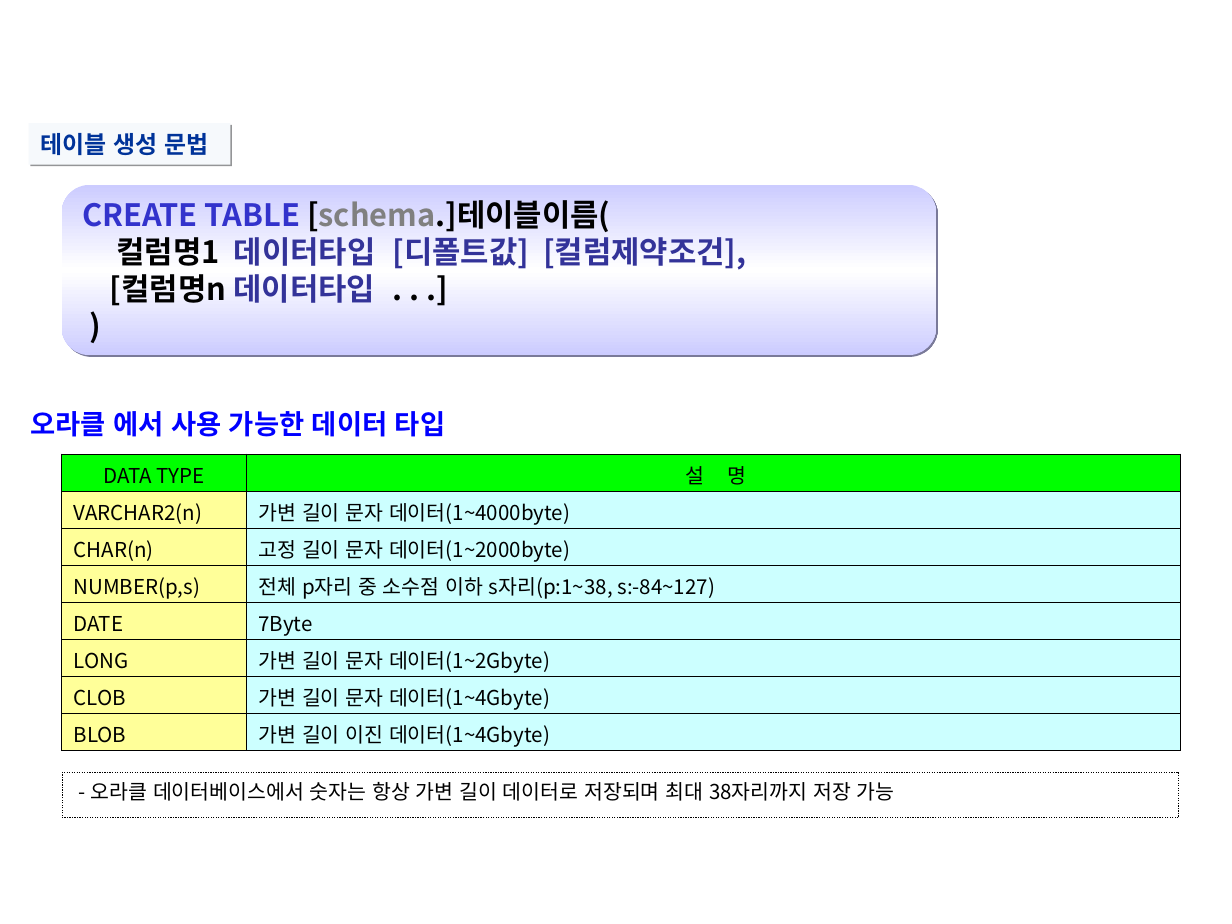
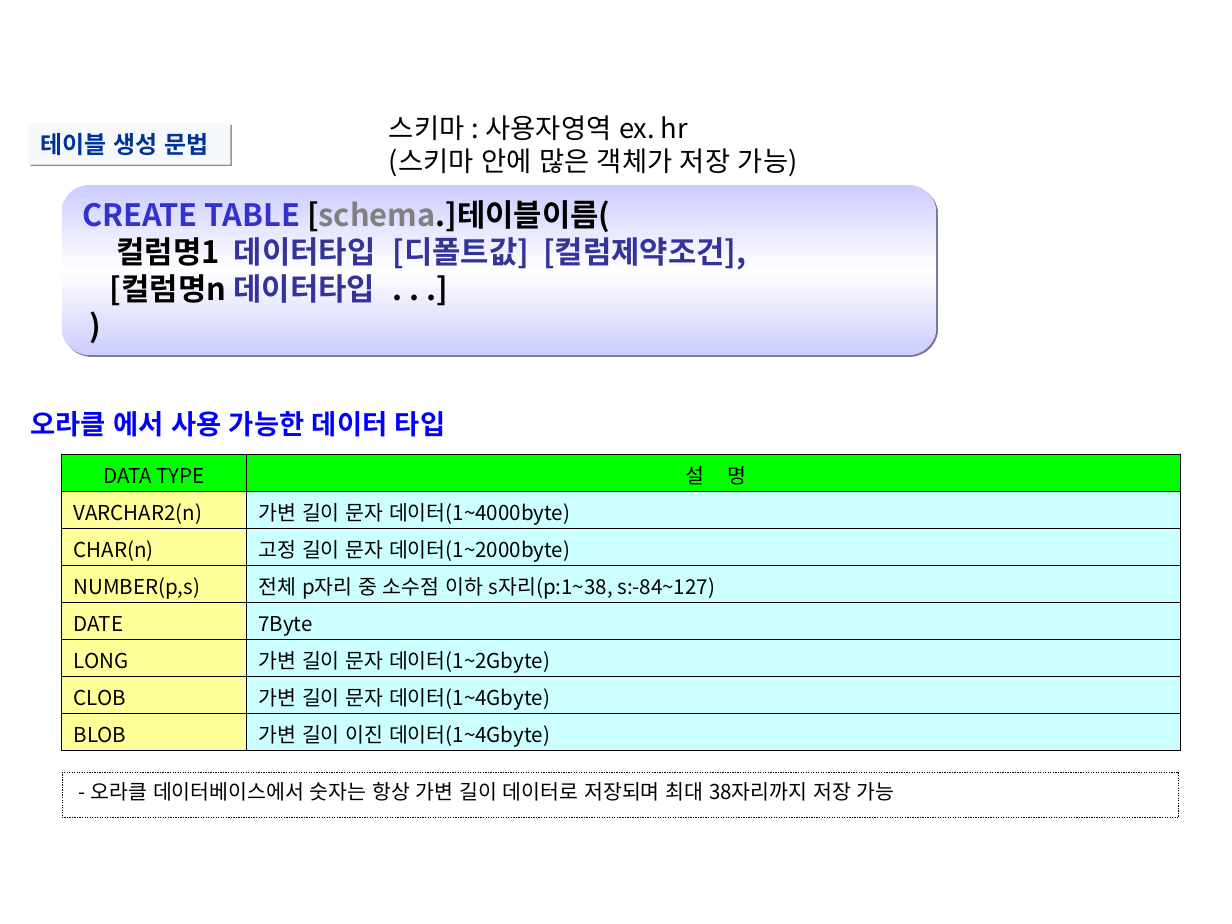
Before and after one commit to hojinWoo/eduagain, a slide deck: slide 4 of 2. DB/lecture/08. DDL.ppt. Drawn at 1232x924 pixels with LibreOffice and Linux fonts; fonts in the diff are those of the drawing. Boxes give left, top, right and bottom in pixels: in the first picture for what was removed or moved away, otherwise in the second. Text is boxed around its words. In the diff, an @@ line names an element or a change of style, - is before the commit and + after.

```diff
--- a/2. DB/lecture/08. DDL.ppt
+++ b/2. DB/lecture/08. DDL.ppt
@@ text added at [389, 115, 797, 177], 16 pt, text #000000 @@
+스키마 : 사용자영역 ex. hr
+(스키마 안에 많은 객체가 저장 가능)
```
Also in this commit, not shown: 1 other file.
